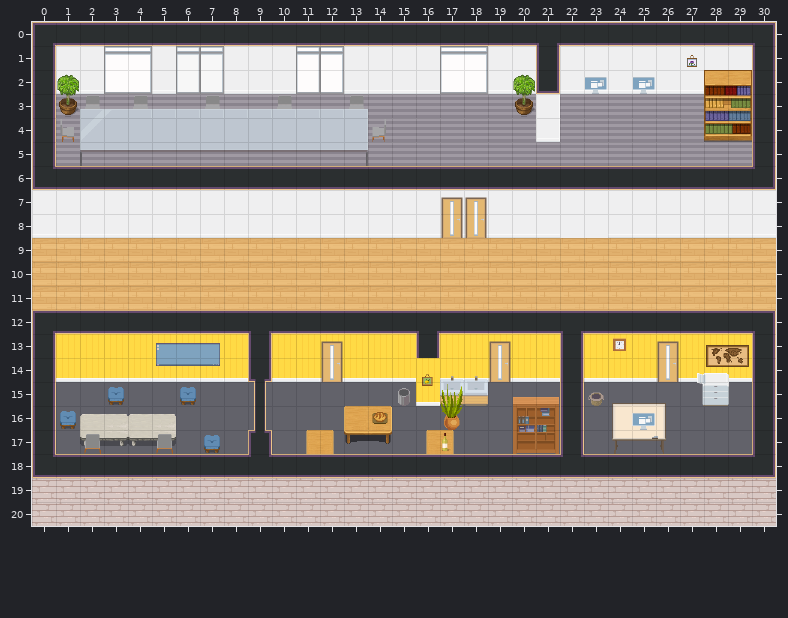
Two versions of a level (Tiled map (JSON), JKH.tmj). Above: the version before the commit.
Cells are 32x32 px. Shown: x 0..30, y 0..20.
The same view after the edit:
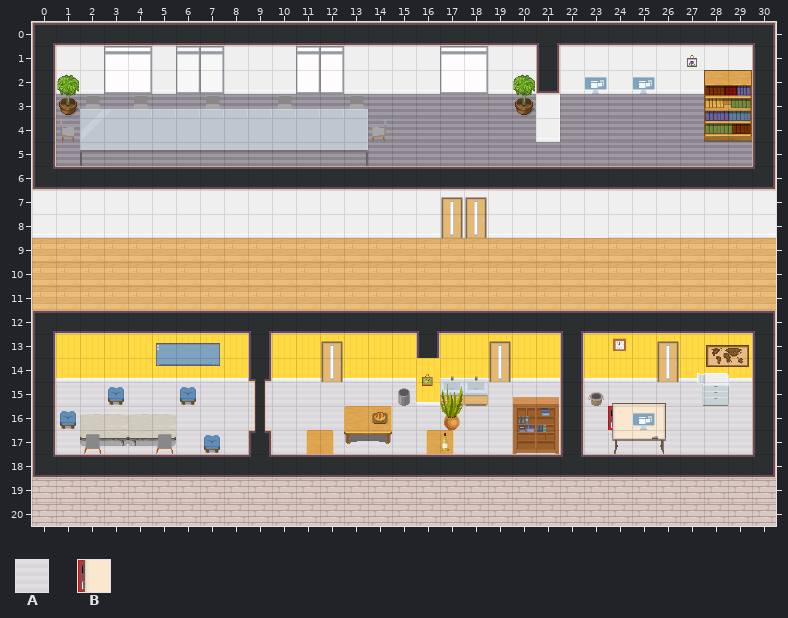
Key: from "WA_Room_Builder": A 358; from "WA_Special_Zones": B 2.
_ is an empty cell, . an unchanged one.
See-through tiles are keyed as they look on the map.
From old to new:
--- layer "collisions"
@@ x 24..24 @@
-16 _
+16 B
--- layer "floor/floor2"
@@ x 1..29 @@
-15 _______________...___._____._
-16 ____________.._______._..____
-17 ________.____________._______
+15 AAAAAAAAAAAAAAA...AAA.AAAAA.A
+16 AAAAAAAAAAAA..AAAAAAA.A..AAAA
+17 AAAAAAAA.AAAAAAAAAAAA.AAAAAAA
